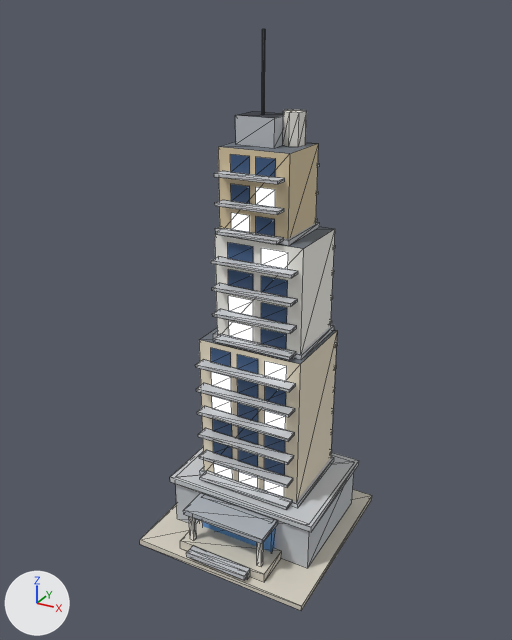
Before and after pictures for a commit that changed the glTF model public/models/v2/10_lod1.glb.
One viewpoint serves both versions: a camera (50 mm lens) standing at (1.52, -2.82, 2.64) and looking at (-0.02, -0.03, 1.24). The lights are fixed; the arrows at lower left show +X, +Y and +Z. The first picture is the older version. Mesh edges are drawn as thin lines. Vertices at exactly the same position are counted once.

In view in the first picture: 'b10_v2_lod1'.
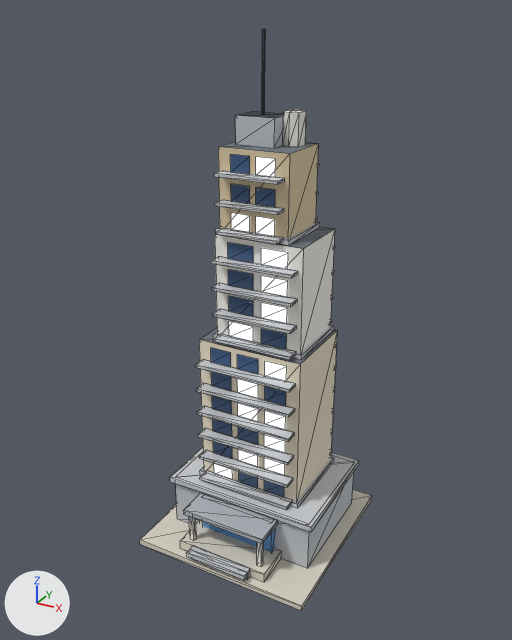
Location of each change, (x1, y1, x2, y2) in pixels of the pictures (512 x 640 px; the box of a moved part takes in the faces that stretch with it):
'b10_v2_lod1', reshaped, recoloured: (140, 29, 372, 611) in both
part 1 of me_b10_v2_lod1, moved or reshaped: before (211, 372, 231, 391); after (265, 411, 286, 429)
part 2 of me_b10_v2_lod1, moved or reshaped: before (265, 361, 287, 381); after (237, 379, 258, 398)
part 3 of me_b10_v2_lod1, moved or reshaped: before (261, 248, 288, 269); after (261, 303, 287, 323)
part 4 of me_b10_v2_lod1, moved or reshaped: before (213, 441, 232, 458); after (256, 217, 275, 236)
part 5 of me_b10_v2_lod1, moved or reshaped: before (213, 419, 232, 436); after (239, 472, 258, 488)
part 6 of me_b10_v2_lod1, moved or reshaped: before (238, 427, 258, 444); after (264, 480, 284, 497)
part 7 of me_b10_v2_lod1, moved or reshaped: before (264, 434, 285, 453); after (213, 441, 232, 458)
part 8 of me_b10_v2_lod1, moved or reshaped: before (238, 403, 258, 422); after (213, 419, 232, 436)
part 9 of me_b10_v2_lod1, moved or reshaped: before (237, 379, 258, 398); after (212, 396, 232, 414)
part 10 of me_b10_v2_lod1, moved or reshaped: before (211, 348, 231, 367); after (265, 386, 286, 406)
part 11 of me_b10_v2_lod1, moved or reshaped: before (261, 303, 287, 323); after (261, 329, 287, 349)
part 12 of me_b10_v2_lod1, moved or reshaped: before (261, 276, 288, 297); after (229, 296, 253, 316)
part 13 of me_b10_v2_lod1, moved or reshaped: before (228, 242, 253, 263); after (228, 270, 253, 290)
part 14 of me_b10_v2_lod1, moved or reshaped (not visible before): after (211, 157, 288, 475)
part 15 of me_b10_v2_lod1, moved or reshaped: before (212, 157, 287, 497); after (231, 184, 288, 297)
part 16 of me_b10_v2_lod1, recoloured: before (238, 449, 285, 475); after (256, 217, 275, 236)
part 17 of me_b10_v2_lod1, recoloured: after (256, 157, 276, 177)

Edits to the bpy script that builds the scene:
```text
Change me_b10_v2_lod1:
    where me_b10_v2_lod1.from_pydata(...)  # 626 vertices, 597 faces; spans x -0.48..0.48, y -0.49..0.48, z 0.0..2.56
    used by ob_b10_v2_lod1; location = (0.0, 0.0, 0.0)
    me_b10_v2_lod1 part 1: the loose piece of 4 vertices spanning x -0.21..-0.1, y -0.14, z 0.88..0.96 is moved by (0.31, 0.0, -0.13)
    me_b10_v2_lod1 part 2: the loose piece of 4 vertices spanning x 0.1..0.21, y -0.14, z 1.01..1.09 is moved by (-0.15, 0.0, -0.14)
    me_b10_v2_lod1 part 3: the loose piece of 4 vertices spanning x 0.04..0.18, y -0.08, z 1.55..1.63 is moved by (0.0, 0.0, -0.27)
    me_b10_v2_lod1 part 4: the loose piece of 4 vertices spanning x -0.21..-0.1, y -0.14, z 0.47..0.55 is moved by (0.2, 0.09, 1.22)
    me_b10_v2_lod1 part 5: the loose piece of 4 vertices spanning x -0.21..-0.1, y -0.14, z 0.61..0.69 is moved by (0.15, 0.0, -0.27)
    me_b10_v2_lod1 part 6: the loose piece of 4 vertices spanning x -0.06..0.06, y -0.14, z 0.61..0.69 is moved by (0.15, 0.0, -0.27)
    me_b10_v2_lod1 part 7: the loose piece of 4 vertices spanning x 0.1..0.21, y -0.14, z 0.61..0.69 is moved by (-0.31, 0.0, -0.14)
    me_b10_v2_lod1 part 8: the loose piece of 4 vertices spanning x -0.06..0.06, y -0.14, z 0.74..0.82 is moved by (-0.15, 0.0, -0.13)
    me_b10_v2_lod1 part 9: the loose piece of 4 vertices spanning x -0.06..0.06, y -0.14, z 0.88..0.96 is moved by (-0.15, 0.0, -0.13)
    me_b10_v2_lod1 part 10: the loose piece of 4 vertices spanning x -0.21..-0.1, y -0.14, z 1.01..1.09 is moved by (0.31, 0.0, -0.14)
    me_b10_v2_lod1 part 11: the loose piece of 4 vertices spanning x 0.04..0.18, y -0.08, z 1.28..1.36 is moved by (0.0, 0.0, -0.13)
    me_b10_v2_lod1 part 12: the loose piece of 4 vertices spanning x 0.04..0.18, y -0.08, z 1.42..1.5 is moved by (-0.18, 0.0, -0.14)
    me_b10_v2_lod1 part 13: the loose piece of 4 vertices spanning x -0.14..0.0, y -0.08, z 1.55..1.63 is moved by (0.0, 0.0, -0.13)
    me_b10_v2_lod1 part 14: 84 of 626 vertices moved; they spanned x -0.21..0.21, y 0.25..0.3, z 0.34..2.04 and now span x -0.21..0.21, y -0.14..0.3, z 0.47..2.04; mean shift (0.01, -0.29, 0.07); largest move (0.21, 0.3, 0.55) -> (0.0, -0.05, 2.04)
    me_b10_v2_lod1 part 15: 68 of 626 vertices moved; they spanned x -0.21..0.21, y -0.14..-0.05, z 0.34..2.04 and now span x -0.21..0.21, y -0.08..0.3, z 0.34..2.04; mean shift (-0.03, 0.35, 0.03); largest move (0.21, -0.14, 0.47) -> (-0.13, 0.25, 1.82)
    me_b10_v2_lod1 part 16: all 6 faces centred in x -0.17..0.17, y -0.14, z 0.5..0.53 switch from mat_glass_dark to mat_glow_window
    me_b10_v2_lod1 part 17: all 4 faces centred in x 0.13..0.17, y 0.3, z 0.36..0.53 switch from mat_glass_dark to mat_glow_window
```
